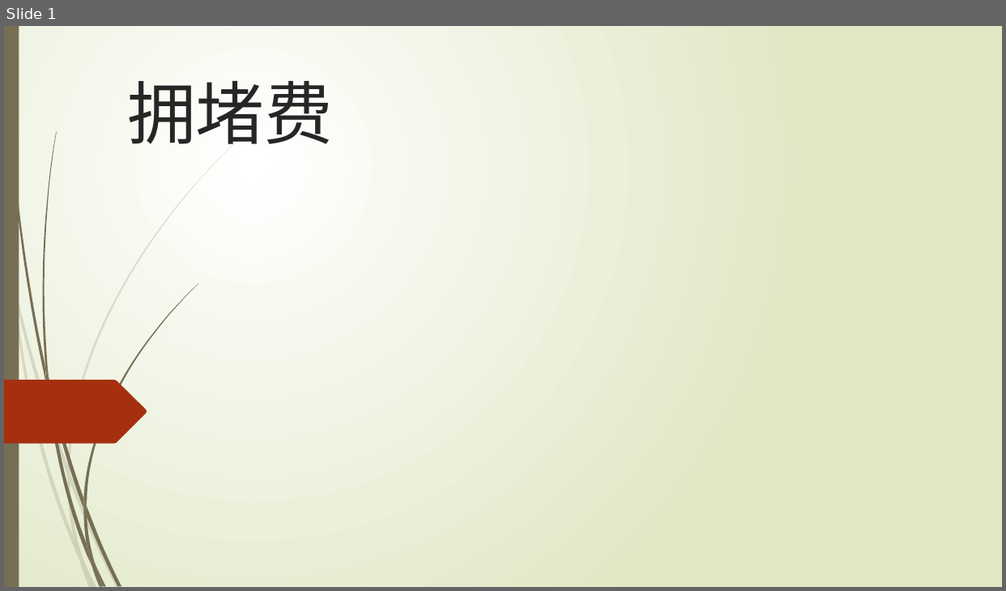
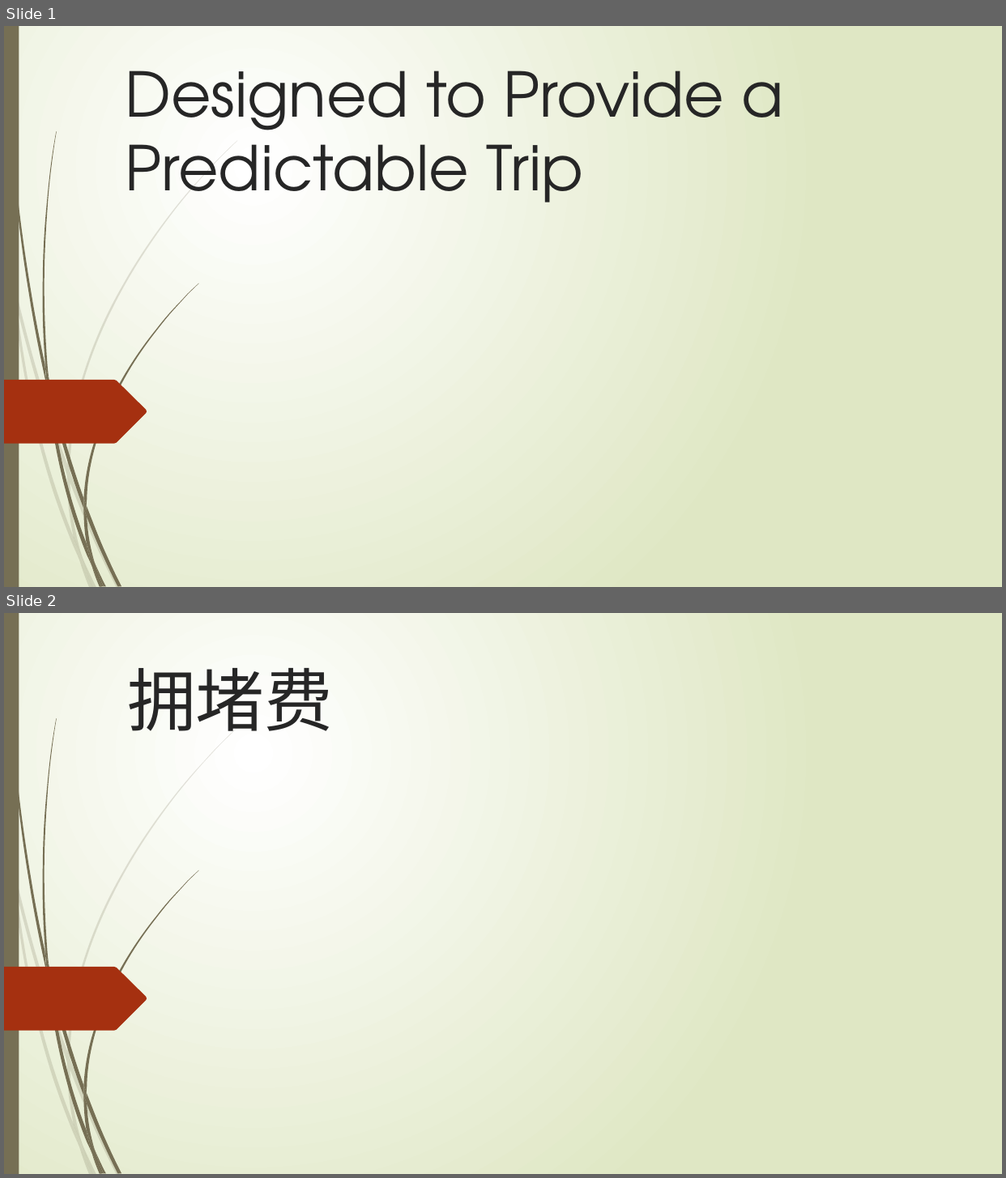
Before and after one commit to FredJiangFei/MyDocuments, a slide deck: 经济学/拥堵费/拥堵费Prod.pptx. Shown one above the other, each under a label of ours: slide 1 before the commit, slides 1 and 2 after it. The pictures are 1006x591 and 1006x1178 pixels, drawn with LibreOffice and Linux fonts; fonts in the diff are those of the drawing. Boxes give left, top, right and bottom in pixels: in the first picture for what was removed or moved away, otherwise in the second. Text is boxed around its words. In the diff, an @@ line names an element or a change of style, - is before the commit and + after.

Commit message:
拥堵费

```diff
--- a/经济学/拥堵费/拥堵费Prod.pptx
+++ b/经济学/拥堵费/拥堵费Prod.pptx
@@ slide 1 added at [4, 26, 1002, 587], background gradient #FFFFFF to #DFE8C4; not listed: 24 template elements that a slide beside it also shows @@
@@ title added at [125, 71, 784, 203], 59.4 pt, text #262626 @@
+Designed to Provide a Predictable Trip
@@ what was slide 1 is now slide 2 @@
```
